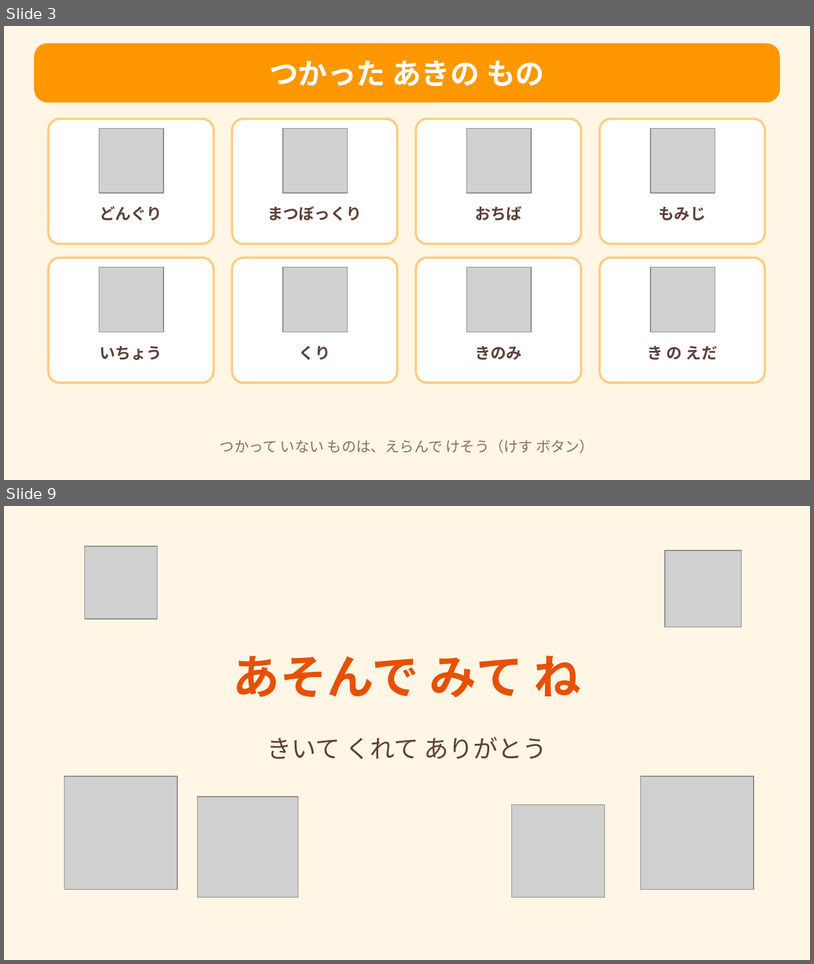
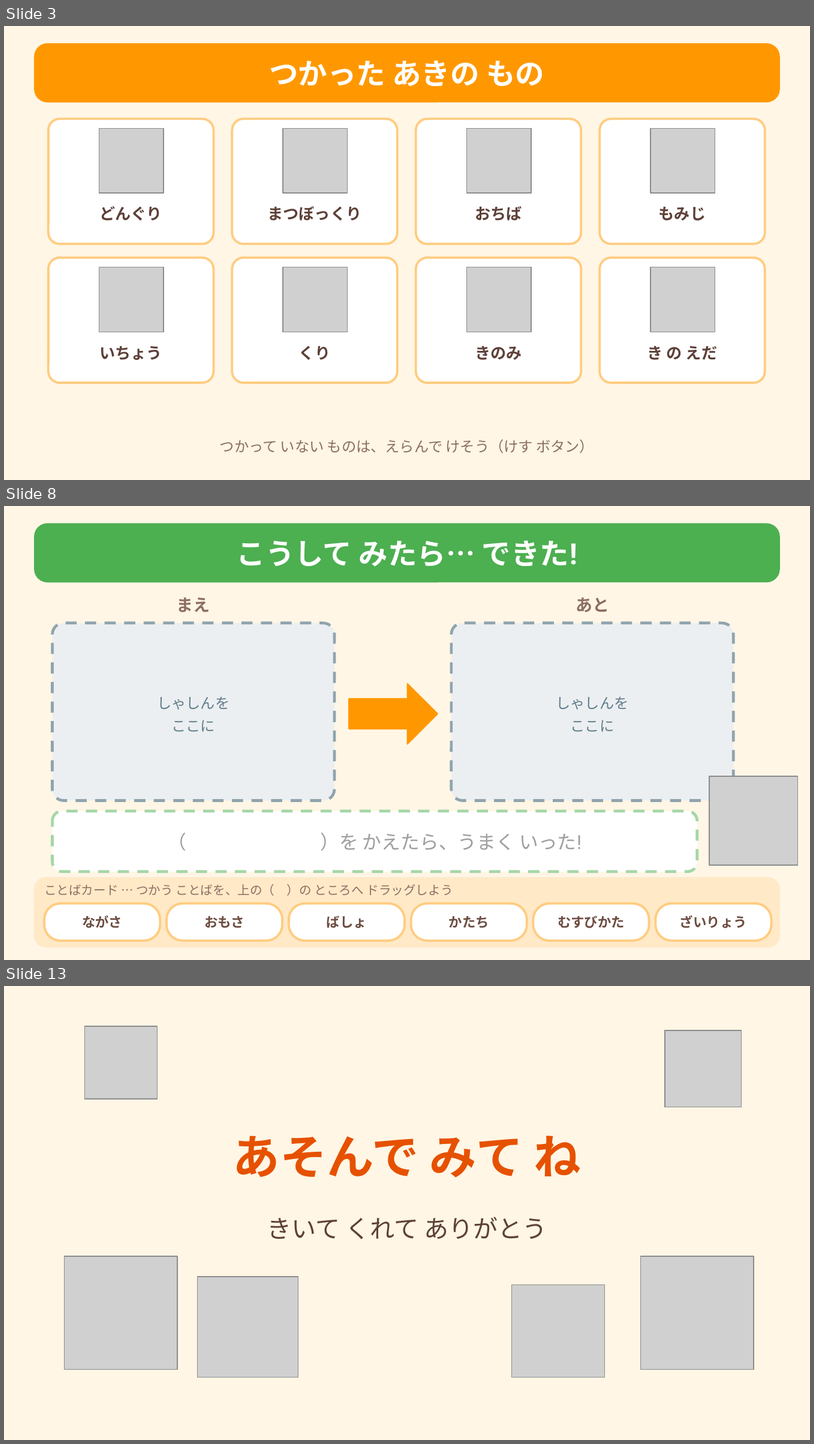
Before and after one commit to Erica-sensei/happyo-maker, a slide deck: canva/aki-omocha-template.pptx. Shown one above the other, each under a label of ours: slides 3 and 9 before the commit, slides 3, 8 and 13 after it; the slides between them are not shown. The pictures are 814x964 and 814x1444 pixels, drawn with LibreOffice and Linux fonts; fonts in the diff are those of the drawing; grey boxes stand for pictures. Boxes give left, top, right and bottom in pixels: in the first picture for what was removed or moved away, otherwise in the second. Text is boxed around its words. In the diff, an @@ line names an element or a change of style, - is before the commit and + after.

```diff
--- a/canva/aki-omocha-template.pptx
+++ b/canva/aki-omocha-template.pptx
@@ slide 8 added at box(4, 506, 810, 960), background #FFF6E5 @@
@@ rounded rectangle added at box(35, 524, 780, 582), fill #4CAF50, outline #4CAF50 1 pt @@
@@ text added at box(237, 540, 578, 567), 26 pt, text #FFFFFF, bold @@
+こうして みたら… できた!
@@ text added at box(177, 597, 210, 612), 15 pt, text #8D6E63, bold @@
+まえ
@@ text added at box(576, 597, 609, 612), 15 pt, text #8D6E63, bold @@
+あと
@@ rounded rectangle added at box(53, 623, 335, 801), fill #ECEFF1, outline #90A4AE 2.5 pt dashed @@
@@ rounded rectangle added at box(452, 623, 734, 801), fill #ECEFF1, outline #90A4AE 2.5 pt dashed @@
@@ right arrow added at box(349, 684, 438, 744), fill #FF9800, outline #FF9800 1 pt @@
@@ text added at box(157, 696, 230, 732), 13 pt, text #607D8B @@
+しゃしんを
+ここに
@@ text added at box(557, 696, 629, 732), 13 pt, text #607D8B @@
+しゃしんを
+ここに
@@ picture added at box(710, 776, 798, 865) @@
@@ rounded rectangle added at box(53, 811, 698, 871), fill #FFFFFF, outline #A5D6A7 2.5 pt dashed @@
@@ text added at box(320, 832, 582, 850), 17 pt, text #9E9E9E @@
+（ ）を かえたら、うまく いった!
@@ rounded rectangle added at box(35, 878, 780, 947), fill #FFE9C7, outline #FFE9C7 1 pt @@
@@ text added at box(44, 883, 453, 895), 11 pt, text #8D6E63 @@
+ことばカード … つかう ことばを、上の（ ）の ところへ ドラッグしよう
@@ rounded rectangle added at box(44, 903, 161, 940), fill #FFFFFF, outline #FFCC80 2 pt @@
@@ text added at box(82, 915, 122, 928), 12 pt, text #6D4C41, bold @@
+ながさ
@@ rounded rectangle added at box(167, 903, 283, 940), fill #FFFFFF, outline #FFCC80 2 pt @@
@@ text added at box(204, 916, 245, 928), 12 pt, text #6D4C41, bold @@
+おもさ
@@ rounded rectangle added at box(288, 903, 405, 940), fill #FFFFFF, outline #FFCC80 2 pt @@
@@ text added at box(327, 915, 367, 928), 12 pt, text #6D4C41, bold @@
+ばしょ
@@ rounded rectangle added at box(411, 903, 527, 940), fill #FFFFFF, outline #FFCC80 2 pt @@
@@ text added at box(449, 916, 489, 927), 12 pt, text #6D4C41, bold @@
+かたち
@@ rounded rectangle added at box(534, 903, 650, 940), fill #FFFFFF, outline #FFCC80 2 pt @@
@@ text added at box(558, 915, 625, 928), 12 pt, text #6D4C41, bold @@
+むすびかた
@@ rounded rectangle added at box(656, 903, 771, 940), fill #FFFFFF, outline #FFCC80 2 pt @@
@@ text added at box(680, 915, 747, 928), 12 pt, text #6D4C41, bold @@
+ざいりょう
@@ what was slide 9 is now slide 13 @@
```
Also in this commit, not shown: 5 slides changed, 3 other slides added, 4 other files.
